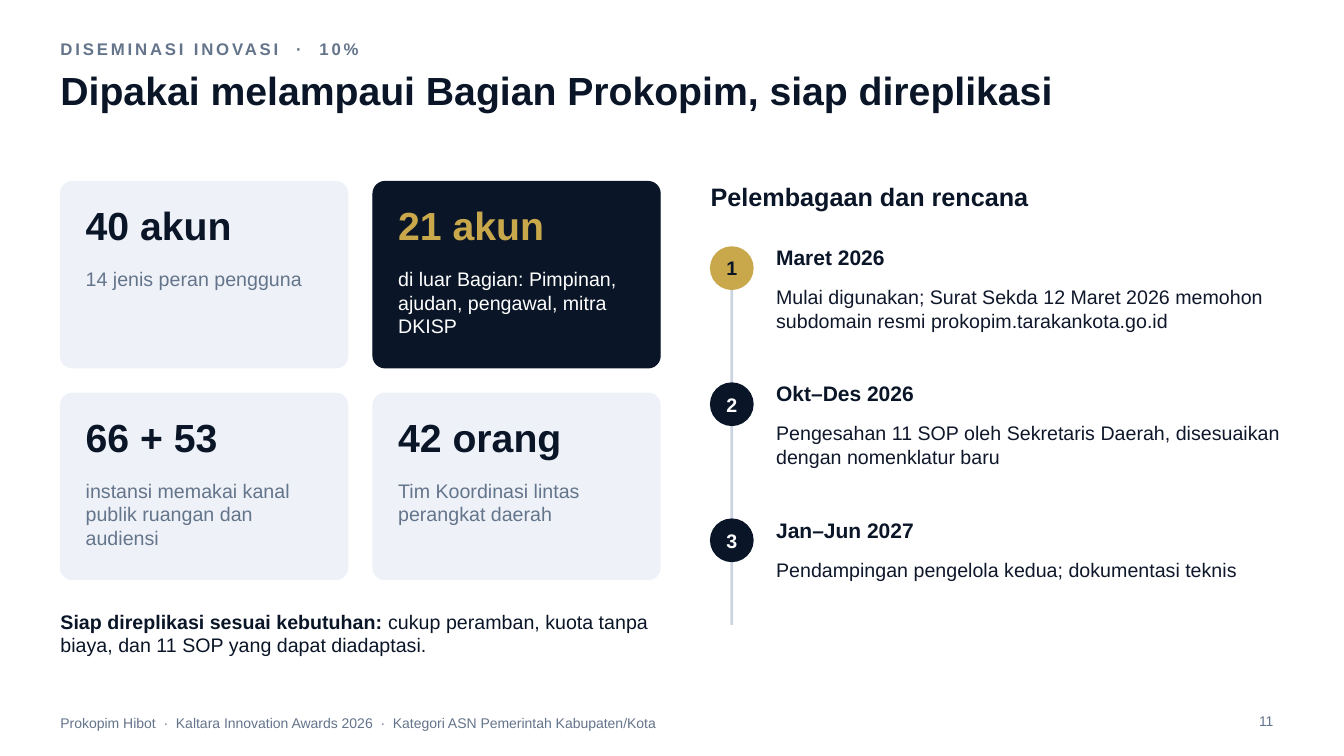
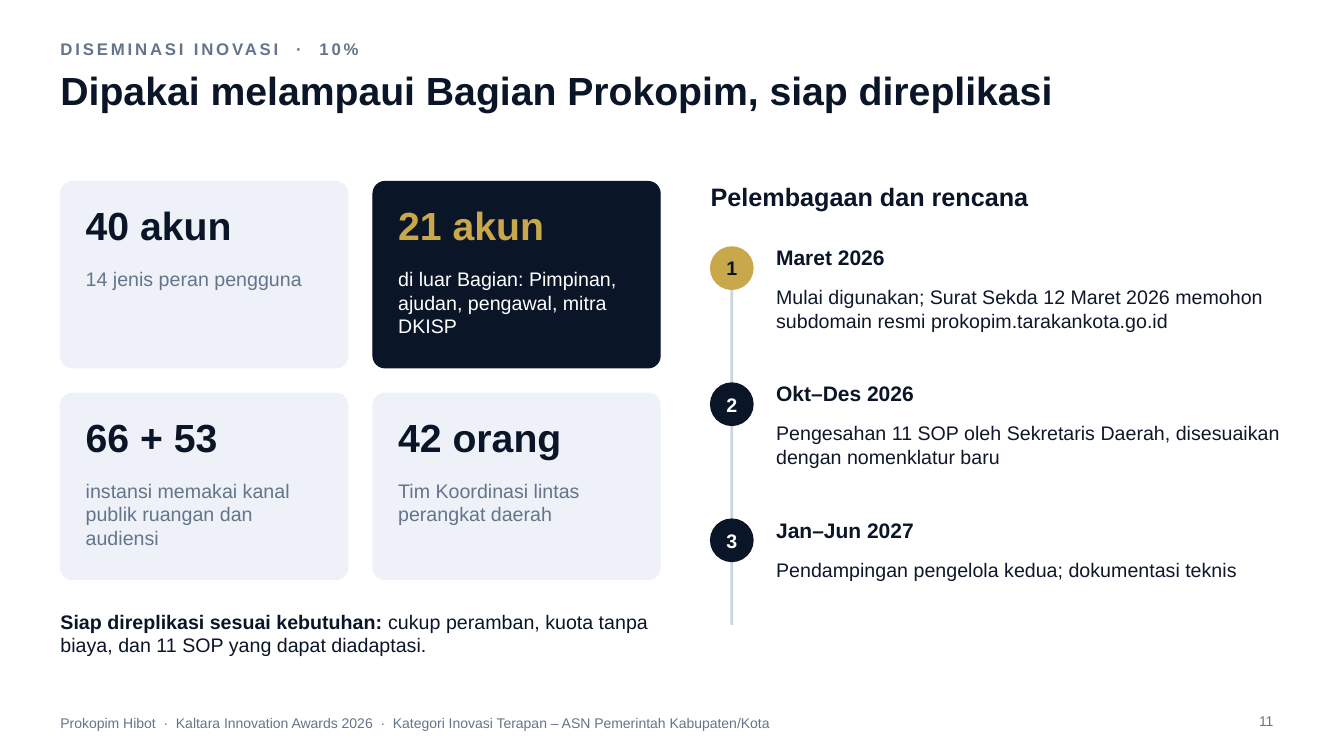
Before and after one commit to ega394/joyful-visuals, a slide deck: slide 11 of docs/lomba/kaltara/Paparan-Prokopim-Hibot-Kaltara-2026.pptx. Drawn at 1344x756 pixels with LibreOffice and Linux fonts; fonts in the diff are those of the drawing; background and template pictures are left out. Boxes give left, top, right and bottom in pixels: in the first picture for what was removed or moved away, otherwise in the second. Text is boxed around its words. In the diff, an @@ line names an element or a change of style, - is before the commit and + after.

```diff
--- a/docs/lomba/kaltara/Paparan-Prokopim-Hibot-Kaltara-2026.pptx
+++ b/docs/lomba/kaltara/Paparan-Prokopim-Hibot-Kaltara-2026.pptx
@@ text at [60, 718, 770, 731]: text changed @@
-Prokopim Hibot · Kaltara Innovation Awards 2026 · Kategori ASN Pemerintah Kabupaten/Kota
+Prokopim Hibot · Kaltara Innovation Awards 2026 · Kategori Inovasi Terapan – ASN Pemerintah Kabupaten/Kota
```
Also in this commit, not shown: 13 other slides changed, 17 other files.
